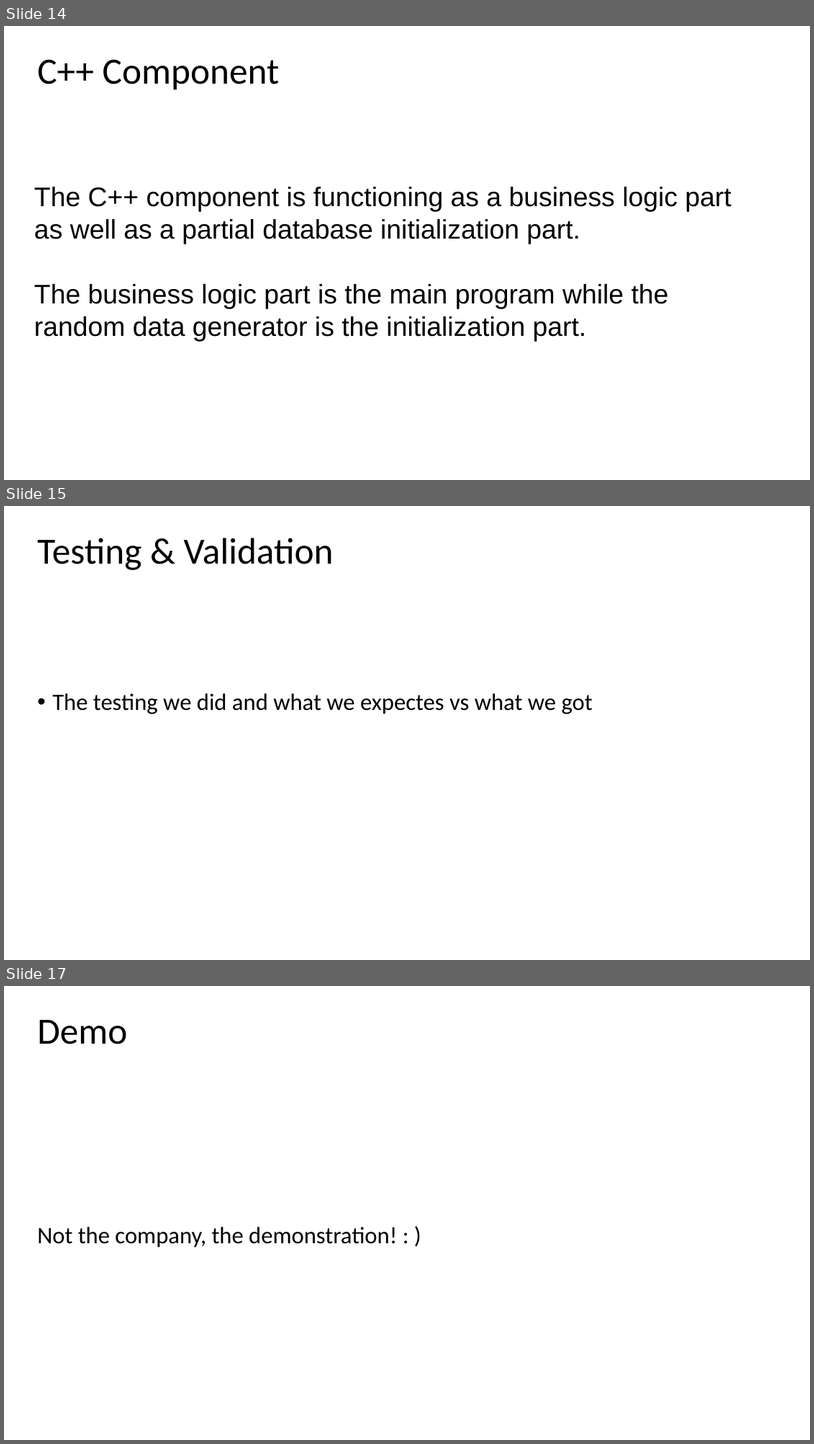
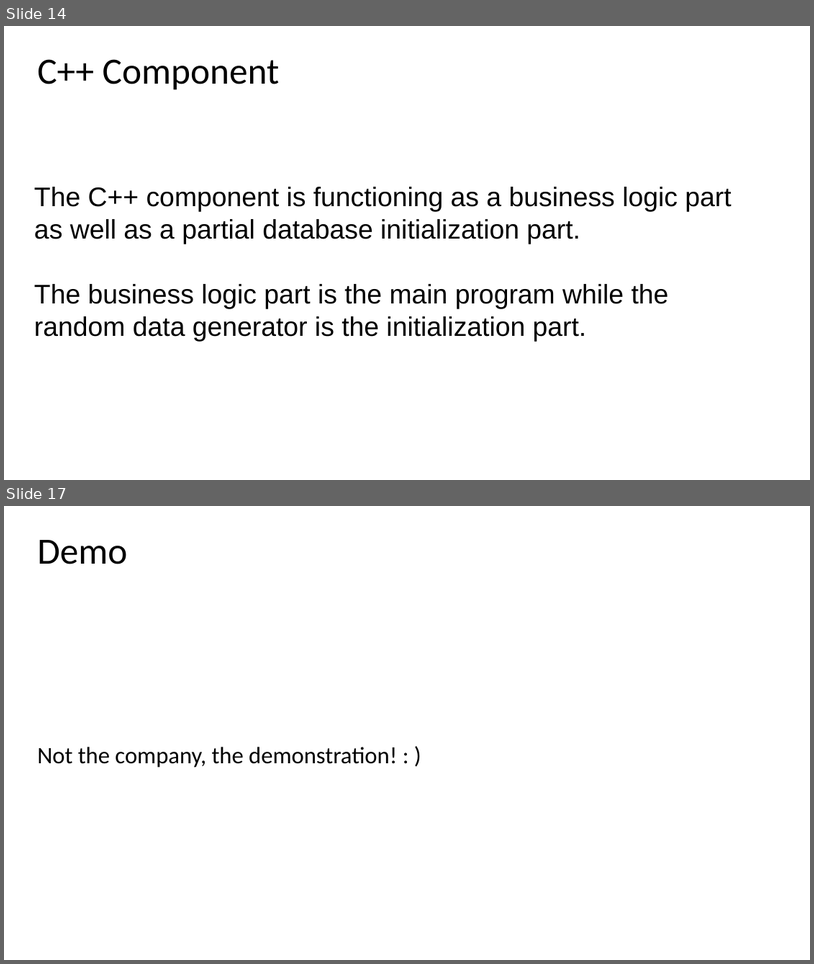
Before and after one commit to wallmenis/exercise, a slide deck: presentation/Presentation.pptx. Shown one above the other, each under a label of ours: slides 14, 15 and 17 before the commit, slides 14 and 17 after it; the slides between them are not shown. The pictures are 814x1444 and 814x964 pixels, drawn with LibreOffice and Linux fonts; fonts in the diff are those of the drawing; background and template pictures are left out. Boxes give left, top, right and bottom in pixels: in the first picture for what was removed or moved away, otherwise in the second. Text is boxed around its words. In the diff, an @@ line names an element or a change of style, - is before the commit and + after.

```diff
--- a/presentation/Presentation.pptx
+++ b/presentation/Presentation.pptx
@@ slide 15 removed at <box>4,506,810,960</box>, background picture (left out) @@
@@ title removed at <box>37,538,334,570</box> @@
-Testing & Validation
@@ subtitle removed at <box>52,693,593,714</box> @@
-• The testing we did and what we expectes vs what we got
```
Also in this commit, not shown: 2 slides changed, 4 slides added, 3 other slides removed.
